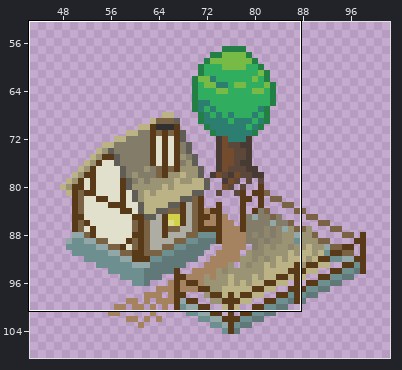
File history of a sprite sheet, Assets/Resources/Sprites/Wooden house.png. The picture above shows the old version from afar; the outline marks the close-up.
Close-up. Old version:
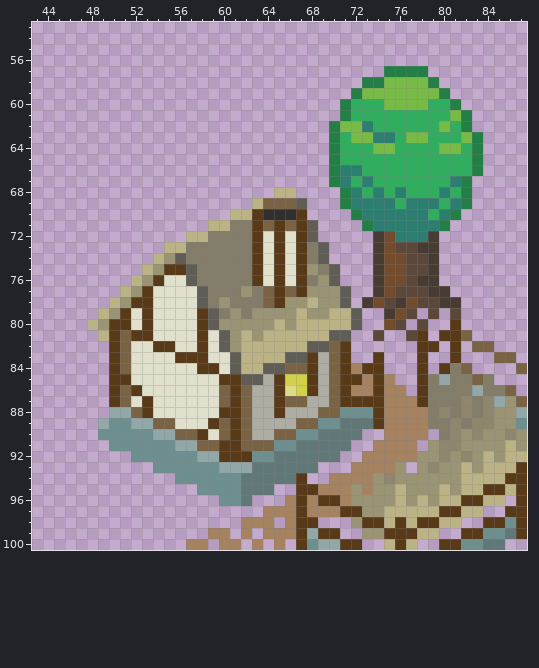
The file is 128x128 pixels. Colours within 5 levels of each other are drawn and written as one. Shown: x 43..87, y 53..100. The wide view leaves out empty margins.
After the commit:
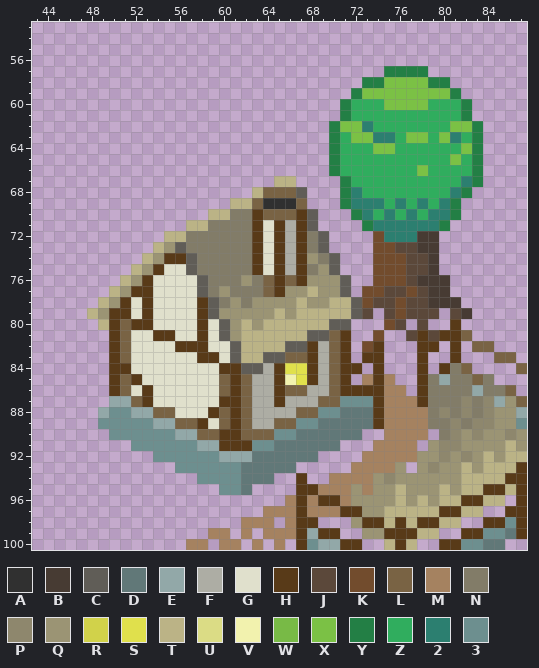
Palette (. is transparent): A #303030  B #473b33  C #605d57  D #617878  E #92a8a8  F #adada4  G #e0e0cc  H #583a18  J #5b483a  K #724c2d  L #796344  M #a58260  N #827c68  P #8e876d  Q #9b9474  R #d1d24a  S #e0e04c  T #bbb386  U #dbdc85  V #f2f2ae  W #78ba46  X #7bc145  Y #237f45  Z #30ad5e  2 #2c7f70  3 #6d8f8f
Edits made:
y 58: x 75..78 WWWW -> XXXX; x 80 . -> Y
y 59: x 73..81 WWWWWWWY. -> XXXXXXXXY
y 60: x 75..78 WWWW -> XXXX; x 81..82 Y. -> ZY
y 61: x 81 W -> Z
y 62: x 71..72 WW -> XX; x 80..83 WZY. -> ZXXY
y 63: x 72..73 WW -> XX; x 77..78 WW -> XX; x 80..82 ZZW -> X2Z
y 64: x 74..75 WW -> XX; x 80..82 WWZ -> ZZX
y 65: x 81 Z -> X
y 66: x 71..72 22 -> ZZ; x 78 Z -> X
y 67: x 65..66 .. -> TT; x 70..71 Y2 -> .Y; x 73 2 -> Z; x 81..83 2Y. -> Z2Y
y 68: x 63..67 ..TT. -> TLLLC; x 74 2 -> Z; x 76 2 -> Z; x 80..81 2Z -> Z2
y 69: x 61..67 ..TLLLC -> TTLAAAL; x 75..77 2Z2 -> Z2Z; x 79..82 2Z2Y -> Z2Y.
y 70: x 59..62 ..TT -> TTNN; x 64..66 AAA -> LLL; x 68 . -> C; x 74 2 -> Z; x 76 2 -> Z; x 78..79 2Z -> Z2
y 71: x 57..60 ..TT -> TTNN; x 64 L -> G; x 66 L -> F
y 72: x 55..58 ..TT -> TTNN; x 66 G -> F; x 68..69 C. -> NC; x 74..75 BK -> K2; x 78 2 -> B
y 73: x 54..56 .TT -> TQC; x 66 G -> F; x 74 B -> K
y 74: x 53..57 .TQCN -> TQHHC; x 66 G -> F; x 68..70 NC. -> QNC; x 74 B -> K
y 75: x 52..56 .TQHH -> TQHGG; x 66 G -> F; x 68..69 QN -> NQ; x 74 B -> K
y 76: x 51..54 .TQH -> TQHG; x 57..58 CN -> GC; x 62..64 NHG -> QNL; x 66 G -> L; x 68 N -> Q; x 70..71 C. -> QC; x 74 B -> K; x 80 . -> B
y 77: x 50..52 .TQ -> TQH; x 60 N -> Q; x 62 Q -> N; x 66..68 LHQ -> QQT; x 73..75 .BK -> KKJ; x 77 J -> K
y 78: x 49..52 .TQH -> TQHG; x 58..61 CNQN -> HCNQ; x 63..65 NLH -> QQQ; x 67..68 QT -> TQ; x 70..74 QC.BK -> TTCKJ; x 76..77 BK -> KJ; x 79 J -> B
y 79: x 48..50 .TQ -> TQH; x 60 N -> Q; x 62 N -> Q; x 65 Q -> T; x 68..69 QQ -> TT; x 73 . -> J; x 75 B -> J; x 78 . -> J; x 82 . -> B
y 80: x 48..49 TQ -> .T; x 51..52 HG -> LH; x 59..60 CQ -> GC; x 62 Q -> T; x 64 Q -> T; x 66 Q -> T; x 70..72 TTC -> CC.
y 81: x 49 T -> .; x 52..55 HHGG -> GGHH; x 63 Q -> T; x 68..71 TTCC -> CCLH; x 74 J -> K; x 79 . -> J
y 82: x 54..57 HHGG -> GGHH; x 60..61 CQ -> GC; x 66..69 TTCC -> CCHF; x 73..74 .. -> KH
y 83: x 56..57 HH -> GG; x 59 G -> H; x 64..67 TTCC -> CCLL; x 73 . -> H
y 84: x 51 L -> H; x 58..67 HHGCTTCCLL -> GGHHCCFHSS; x 72..73 MH -> H.
y 85: x 51..52 HG -> LH; x 60 H -> L; x 62..63 CC -> LF; x 66..67 RR -> VS; x 72 H -> .
y 86: x 52..53 HG -> GH; x 66..68 URH -> LLF; x 72..73 MM -> HH
y 87: x 50..52 HLG -> EEL; x 60 L -> H; x 66..67 LL -> FF; x 69 F -> L; x 71..73 HHH -> 333
y 88: x 49..55 .EELHGG -> E33EELL; x 59..60 GH -> HL; x 65 H -> F; x 67..73 FFLL333 -> LL33DDD
y 89: x 49 E -> 3; x 52..59 EELLGGGH -> 33EELLHG; x 65..70 FFLL33 -> LL33DD
y 90: x 49 3 -> .; x 54..60 EELLHGL -> 33EELLH; x 63..68 FFLL33 -> LL33DD
y 91: x 50..51 33 -> ..; x 56..59 EELL -> 33EE; x 62..66 LLL33 -> H33DD; x 71 D -> .
y 92: x 52..53 33 -> ..; x 58..64 EEHHH33 -> 33EEEDD; x 69..70 DD -> ..
y 93: x 54..55 33 -> ..; x 60..62 EEE -> 33D; x 67..68 DD -> ..
y 94: x 56..57 33 -> ..; x 65..66 DD -> ..
y 95: x 58..59 33 -> ..; x 63..64 DD -> ..
y 96: x 60..62 33D -> ...
Changed places in both close-ups, as pixel boxes (x1, y1, x2, y2):
changed: (87, 77, 483, 506)
